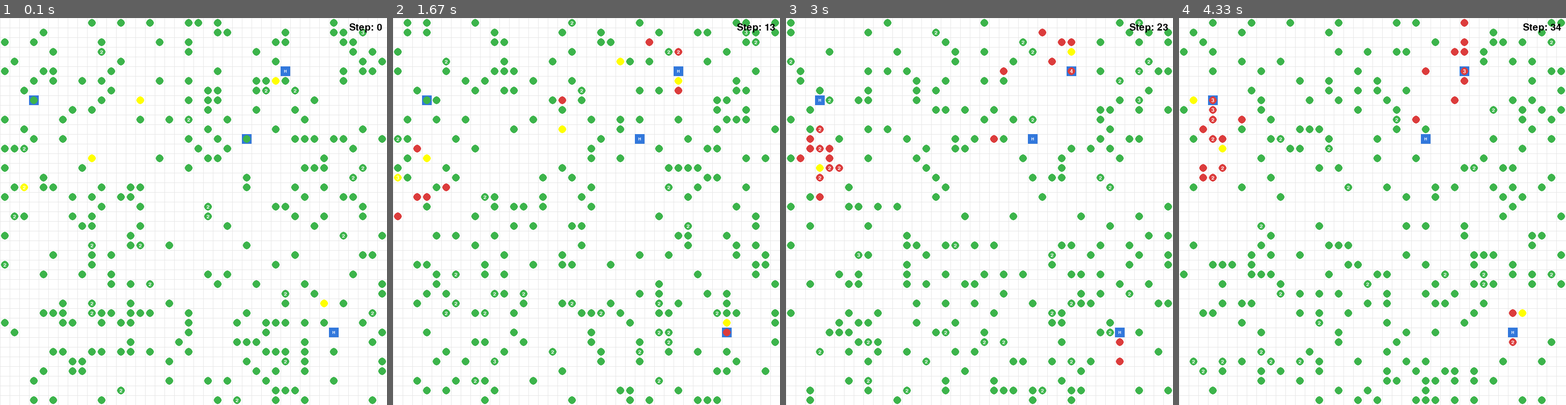
Above: before the commit, frames 1-4 (left to right).
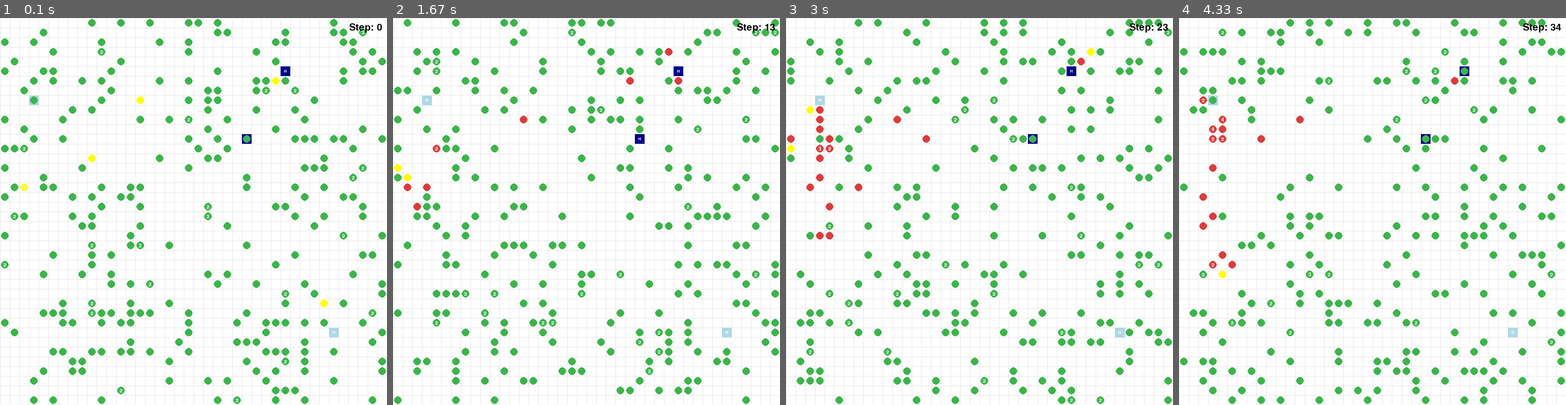
Above: after the commit, the same moments.

Repository: shaan101patel/Pandemic-Flu-Spread-Simulation
Game: pygame game, started from src/main.py
Same seed, same stepped clock (60 frames per second), same inputs: the game is played once before the commit and once after it.
Inputs:
- Up to frame 1 (0.1 s): no input
- Up to frame 2 (1.67 s): no input
- Up to frame 3 (3 s): no input
- Up to frame 4 (4.33 s): no input

The runs differ from the first frame. In frame 1, 0.2% of the frame differs, in the area x 7-88%, y 12-83%; in frame 2, 13%; in frame 3, 13%; in frame 4, 13%, in the area x 0-100%, y 0-100%.

Commit message:
Vaccine's added and Hospital Basic Stock, Capasity, and Shutdown logic

Diff:
--- a/src/main.py
+++ b/src/main.py
@@ -35,7 +35,7 @@
     # Create grid and hospitals
     map = grid.Grid(StateSpace, StateSpace)
 
-    hospitals = create_hospitals(NumOfHospitals, StateSpace)
+    hospitals = create_hospitals(NumOfHospitals, StateSpace, NumAgents)
     agents = create_agents(NumAgents, StateSpace, NumSick=SickPeople)
 
     # Add hospitals and agents to grid
--- a/src/models/hospital.py
+++ b/src/models/hospital.py
@@ -1,23 +1,38 @@
 class Hospital:
 
-    def __init__(self, location: tuple, vaccine_capacity: int, vaccine_type: str, admin_speed: int):
+    def __init__(self, location: tuple, vaccine_capacity: int, vaccine_type: str, admin_speed: int, bed_capacity: float):
         self.location = location
         self.vaccine_capacity = vaccine_capacity
         self.vaccine_type = vaccine_type
         self.admin_speed = admin_speed
+        self.bed_capacity = bed_capacity
+        self.current_patients = 0
+        self.active = True
+
 
     def get_info(self) -> str:
-        return f"Hospital Location: {self.location}, Vaccine Capacity: {self.vaccine_capacity}, Vaccine Type: {self.vaccine_type}"
+        return f"Hospital Location: {self.location}, Vaccine Capacity: {self.vaccine_capacity}, Vaccine Type: {self.vaccine_type}, Bed Capacity: {self.bed_capacity}, Active: {self.active}"
 
     def administer_vaccine(self, number_of_doses: int) -> bool:
-        if number_of_doses <= self.vaccine_capacity:
+        if self.active and number_of_doses <= self.vaccine_capacity:
             self.vaccine_capacity -= number_of_doses
             return True
         else:
             return False
+
+    def update_occupancy(self, count: int):
+        self.current_patients = count
+        if self.current_patients > self.bed_capacity:
+            self.active = False
 
     def restock_vaccines(self, additional_doses: int):
         self.vaccine_capacity += additional_doses
 
     def location(self, location: tuple):
         return tuple
+
+    def is_active(self) -> bool:
+        return self.active
+
+    def deactivate(self):
+        self.active = False
--- a/src/simulation/engine.py
+++ b/src/simulation/engine.py
@@ -4,13 +4,17 @@
 import models.hospital as hospital
 
 
-def create_hospitals(NumOfHospitals, StateSpace):
+def create_hospitals(NumOfHospitals, StateSpace, CityPopulation):
     hospitals = []
+    # Ensure at least a minimum capacity for small simulations
+    calculated_capacity = (CityPopulation / 1000) * 2.35
+    bed_capacity = max(5, int(calculated_capacity))
+
     for i in range(NumOfHospitals):
         x = np.random.randint(0, StateSpace)
         y = np.random.randint(0, StateSpace)
-        vaccine_type = "A" if i % 2 == 0 else "B"
-        hosp = hospital.Hospital(location=(x, y), vaccine_capacity=1000, vaccine_type=vaccine_type, admin_speed=10)
+        vaccine_type = "Type 1" if i % 2 == 0 else "Type 2"
+        hosp = hospital.Hospital(location=(x, y), vaccine_capacity=10, vaccine_type=vaccine_type, admin_speed=10, bed_capacity=bed_capacity)
         hospitals.append(hosp)
     return hospitals
 
@@ -108,10 +112,12 @@
     # Moves each agent one step to a random neighboring cell (including staying put),
     # then rebuilds the grid occupancy accordingly.
 
+    active_hospitals = [h for h in hospitals if h.active]
+
     for ag in agents:
         # given that symptoms often appearing around 5-6 days after exposure. and a chance of infected constanlty chaning minds about 50% of the time:
-        if ag.healthStatus() != "healthy" and hospitals and ag.days_infected >= 6 and np.random.rand() < 0.5:
-            findHosp(hospitals, ag, StateSpace)
+        if ag.healthStatus() != "healthy" and active_hospitals and ag.days_infected >= 6 and np.random.rand() < 0.5:
+            findHosp(active_hospitals, ag, StateSpace)
         else:
             randomWalk(ag, StateSpace)
 
@@ -144,6 +150,19 @@
             if ag.days_infected > 5:
                 ag.updateHealth("infectious")
 
+    # --- Hospital Interaction Logic ---
+    for hosp in hospitals:
+        # Count agents at this hospital's location
+        patients_here = [ag for ag in agents if ag.location == hosp.location]
+        hosp.update_occupancy(len(patients_here))
+
+        if hosp.active:
+            for ag in patients_here:
+                if ag.health in ["infected", "infectious"]:
+                    if hosp.administer_vaccine(1):
+                        ag.updateHealth("healthy")
+                        ag.days_infected = 0
+
     # Rebuild the grid state each step
     grid.clear()
     for idx, hosp in enumerate(hospitals):
--- a/src/visulation/pygame_visualizer.py
+++ b/src/visulation/pygame_visualizer.py
@@ -14,6 +14,9 @@
 RED = (220, 60, 60)
 GREEN = (60, 180, 75)
 YELLOW = (255, 255, 0)
+LIGHT_BLUE = (173, 216, 230)
+DARK_BLUE = (0, 0, 139)
+GRAY = (128, 128, 128)
 
 
 def _draw_grid(surface, width: int, height: int, cell_size: int) -> None:
@@ -34,7 +37,15 @@
     for idx, hosp in enumerate(hospitals):
         x, y = hosp.location
         rect = _cell_rect(x, y, cell_size)
-        pygame.draw.rect(surface, BLUE, rect)
+
+        if not hosp.active:
+            color = GRAY
+        elif hosp.vaccine_type == "Type 1":
+            color = LIGHT_BLUE
+        else:
+            color = DARK_BLUE
+
+        pygame.draw.rect(surface, color, rect)
         # Small "H" label
         font = pygame.font.SysFont(None, max(12, cell_size // 2))
         text = font.render("H", True, WHITE)
